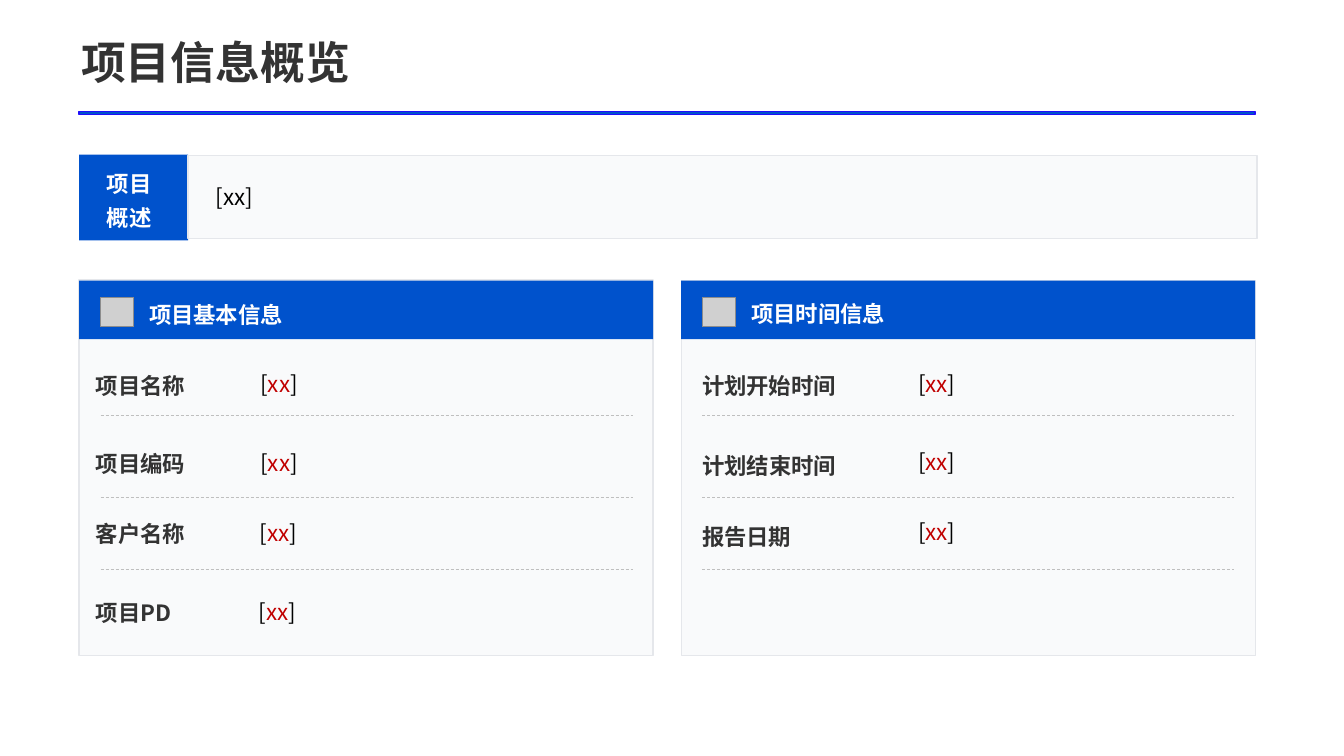
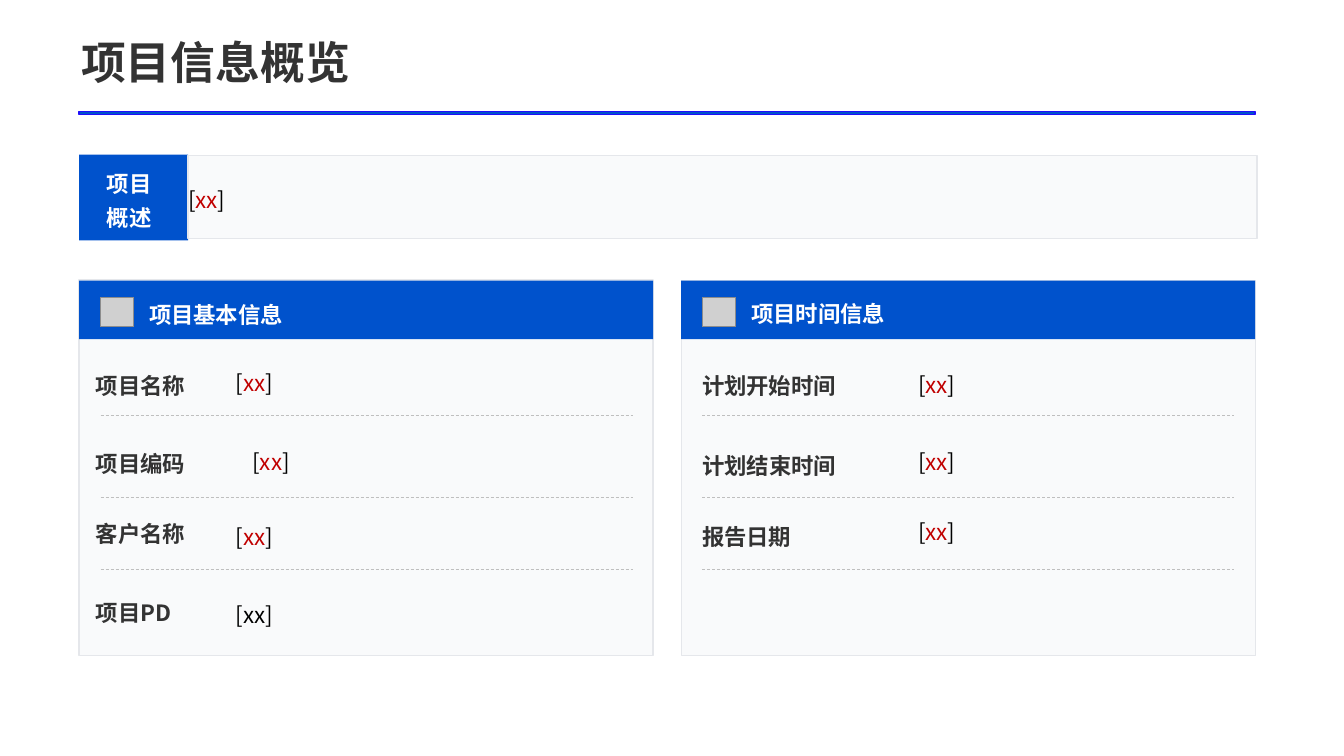
Before and after one commit to SanChiaki/report_generator, a slide deck: slide 2 of examples/italy_progress_report/progress_template1_named.pptx. Drawn at 1344x756 pixels with LibreOffice and Linux fonts; fonts in the diff are those of the drawing; grey boxes stand for pictures. Boxes give left, top, right and bottom in pixels: in the first picture for what was removed or moved away, otherwise in the second. Text is boxed around its words. In the diff, an @@ line names an element or a change of style, - is before the commit and + after.

```diff
--- a/examples/italy_progress_report/progress_template1_named.pptx
+++ b/examples/italy_progress_report/progress_template1_named.pptx
@@ text "[xx]": place and size @@
-text "[xx]" at [260, 374, 297, 396]
+text "[xx]" at [188, 190, 225, 212]
@@ text "[xx]": place and size @@
-text "[xx]" at [260, 453, 297, 475]
+text "[xx]" at [236, 373, 273, 395]
@@ text "[xx]": place and size @@
-text "[xx]" at [260, 523, 297, 545]
+text "[xx]" at [252, 452, 289, 474]
@@ text "[xx]": place and size @@
-text "[xx]" at [259, 602, 296, 624]
+text "[xx]" at [236, 527, 273, 549]
@@ text "[xx]": place and size @@
-text "[xx]" at [216, 187, 253, 209]
+text "[xx]" at [236, 605, 273, 627]
```
Also in this commit, not shown: 2 other slides changed, 15 other files.
